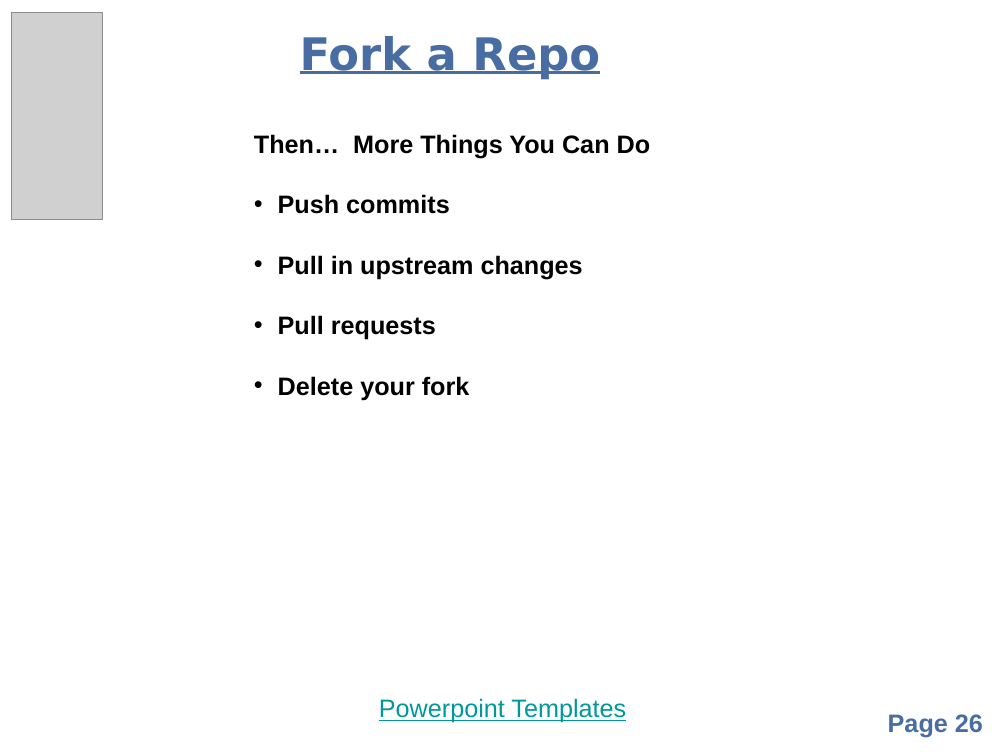
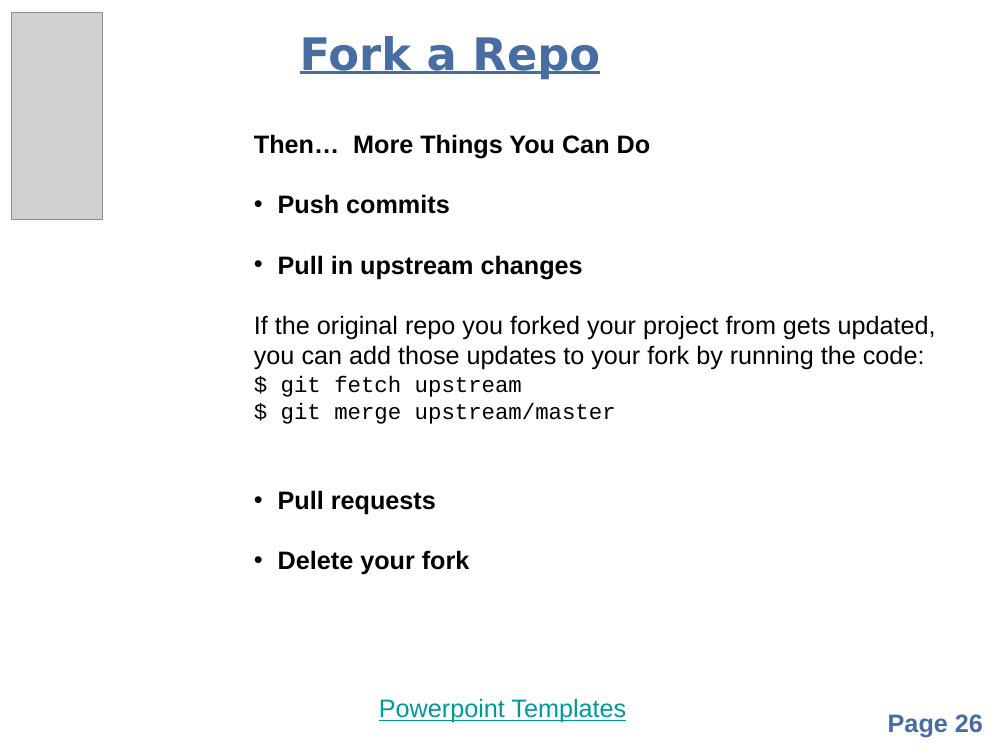
Before and after one commit to balarkrishnan/organizational, a slide deck: slide 26 of GitHub.pptx. Drawn at 1008x756 pixels with LibreOffice and Linux fonts; fonts in the diff are those of the drawing; grey boxes stand for pictures; background and template pictures are left out. Boxes give left, top, right and bottom in pixels: in the first picture for what was removed or moved away, otherwise in the second. Text is boxed around its words. In the diff, an @@ line names an element or a change of style, - is before the commit and + after.

```diff
--- a/GitHub.pptx
+++ b/GitHub.pptx
@@ text at (254,315,936,424): paragraphs added @@
+If the original repo you forked your project from gets updated, you can add those updates to your fork by running the code:
+$ git fetch upstream
+$ git merge upstream/master
```
Also in this commit, not shown: 3 other slides changed.
